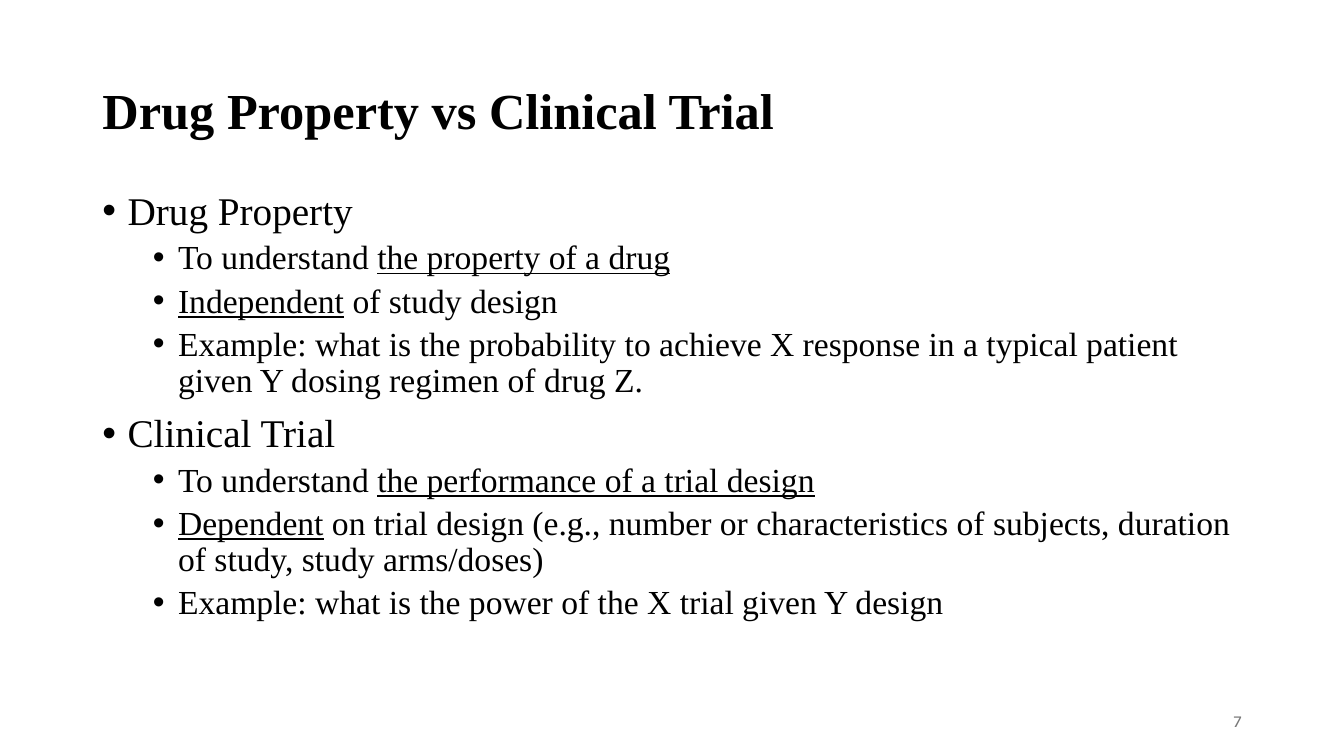
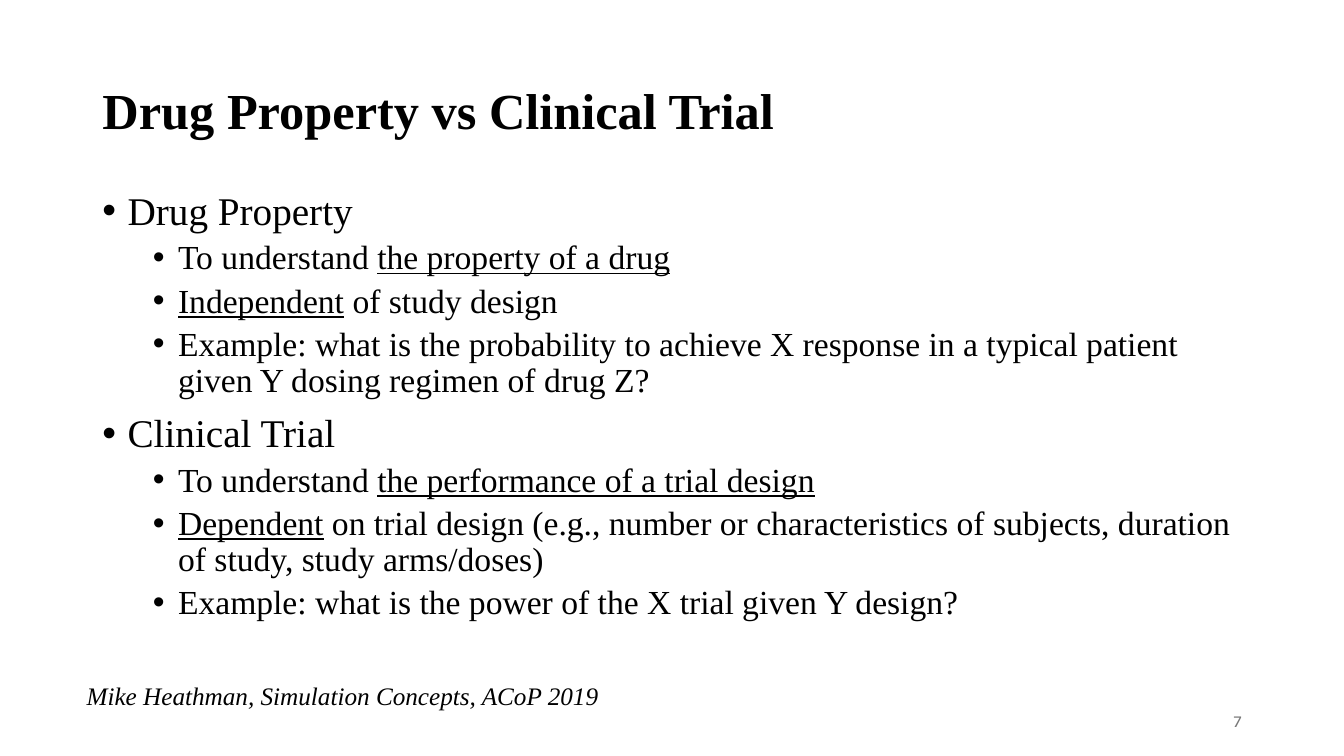
Before and after one commit to UMN-ECP-PMX/ecp8506, a slide deck: slide 7 of wk7/wk7_slides.pptx. Drawn at 1344x756 pixels with LibreOffice and Linux fonts; fonts in the diff are those of the drawing. Boxes give left, top, right and bottom in pixels: in the first picture for what was removed or moved away, otherwise in the second. Text is boxed around its words. In the diff, an @@ line names an element or a change of style, - is before the commit and + after.

```diff
--- a/wk7/wk7_slides.pptx
+++ b/wk7/wk7_slides.pptx
@@ text at <box>178,332,1177,399</box>: text changed @@
-  • Example: what is the probability to achieve X response in a typical patient given Y dosing regimen of drug Z.
+  • Example: what is the probability to achieve X response in a typical patient given Y dosing regimen of drug Z?
@@ text at <box>178,590,958,621</box>: text changed @@
-  • Example: what is the power of the X trial given Y design
+  • Example: what is the power of the X trial given Y design?
@@ text added at <box>87,687,598,711</box>, 18 pt, text #000000, italic @@
+Mike Heathman, Simulation Concepts, ACoP 2019
```
Also in this commit, not shown: 14 other slides changed, 1 slide added, 1 other file.
